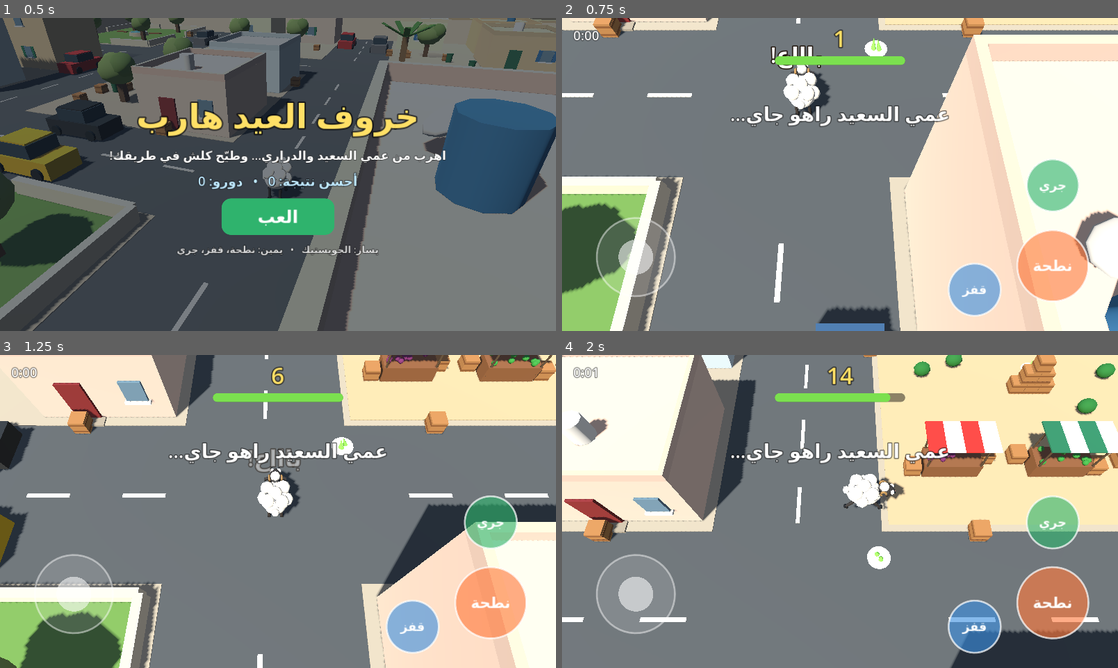
Above: before the commit, frames 1-4 (two rows, left to right).
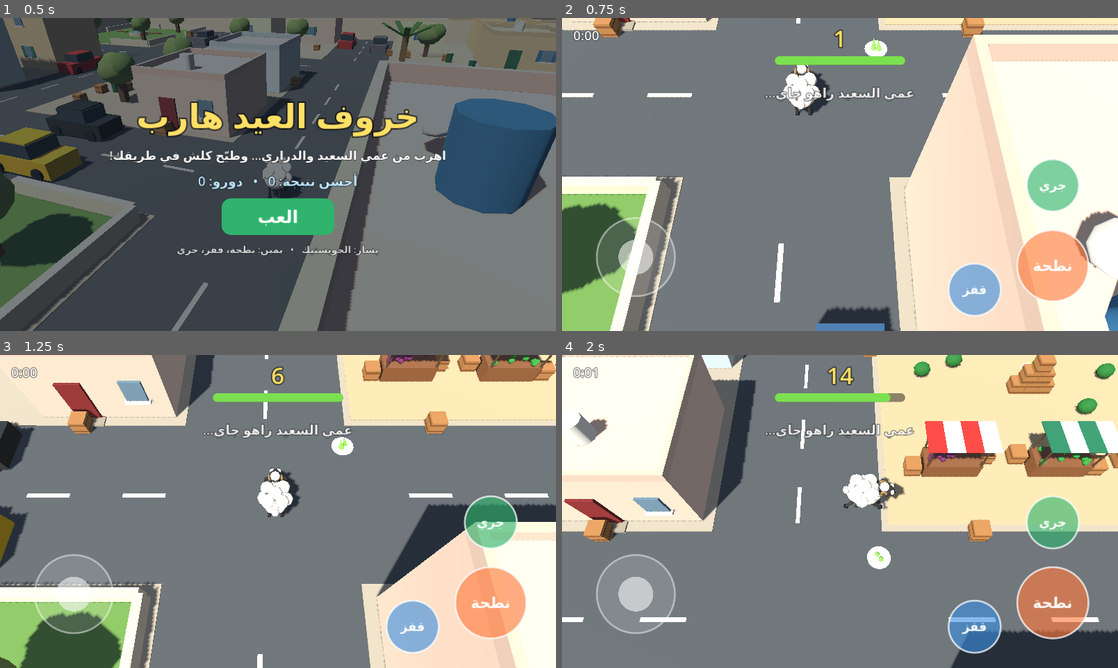
Above: after the commit, the same moments.

Repository: charuadejsi-del/fares
Game: Godot game, scene res://main.tscn
Two runs of this game, one before a commit and one after it. Both use one fixed random seed, a clock stepped at 60 frames per second and the inputs below.
Inputs (mouse positions are in pixels of both pictures, inside the frame that each line leads up to):
- Up to frame 1 (0.5 s): no input
- Up to frame 2 (0.75 s): click "العب" at 0.5 s
- Up to frame 3 (1.25 s): no input
- Up to frame 4 (2 s): tap Enter at 1.25 s; move the mouse to (962, 495) at 1.27 s; hold D from 1.28 s (still down); tap E at 1.35 s; click (962, 495) at 1.42 s; tap Space at 1.52 s

Frame 1 is identical in both runs. In frame 2, 1.6% of the frame differs, in the area x 30-70%, y 8-35%; in frame 3, 1.6%, in the area x 30-70%, y 22-38%; in frame 4, 1.4%.

Commit message:
خروف: تنقيص الكتابة (بلا فقاعات ولا أرقام طايرة ولا نجوم)، كلمة كبيرة في اللحظات المهمة
Co-Authored-By: Claude Opus 5.5 <noreply@anthropic.com>
Claude-Session: https://claude.ai/code/session_0116pLr4tHYv6MtMta9XKkqX

Diff:
--- a/jeu-kharouf/chaser.gd
+++ b/jeu-kharouf/chaser.gd
@@ -134,10 +134,12 @@
 	return state == S.KNOCKED or state == S.DOWN
 
 
+## الكلام ما يبانش كتابة (باش تكون واقعية). نخليو الجملة هنا باش تولي صوت من بعد.
+var last_line := ""
+
+
 func say(txt: String) -> void:
-	bubble.text = txt
-	bubble.visible = true
-	bubble_t = 1.5
+	last_line = txt
 
 
 func knock(dir: Vector3, power: float = 1.0) -> void:
@@ -168,7 +170,6 @@
 	pose_tw.set_parallel(true)
 	pose_tw.tween_property(rig, "rotation", Vector3(-PI / 2.0, randf_range(-0.6, 0.6), 0.0), 0.18)
 	pose_tw.tween_property(rig, "position", Vector3(0, 0.28, 0), 0.18)
-	stars.visible = true
 	if game:
 		game.sfx.play("hit", -8.0, 0.7)
 
--- a/jeu-kharouf/main.gd
+++ b/jeu-kharouf/main.gd
@@ -54,6 +54,9 @@
 var lbl_time: Label
 var lbl_combo: Label
 var lbl_banner: Label
+var lbl_big: Label
+var big_tw: Tween
+var score_tw: Tween
 var banner_tw: Tween
 var energy_bar: ProgressBar
 var menu: Control
@@ -258,12 +261,18 @@
 	lbl_time.horizontal_alignment = HORIZONTAL_ALIGNMENT_LEFT
 	lbl_time.position = Vector2(26, 18)
 	hud.add_child(lbl_time)
-	lbl_banner = _label("", 44, Color.WHITE)
+	lbl_banner = _label("", 30, Color(1, 1, 1, 0.9))
 	lbl_banner.set_anchors_preset(Control.PRESET_TOP_WIDE)
-	lbl_banner.offset_top = 190
-	lbl_banner.offset_bottom = 260
+	lbl_banner.offset_top = 150
+	lbl_banner.offset_bottom = 200
 	lbl_banner.modulate.a = 0.0
 	hud.add_child(lbl_banner)
+	lbl_big = _label("", 84, Color.WHITE)
+	lbl_big.set_anchors_preset(Control.PRESET_TOP_WIDE)
+	lbl_big.offset_top = 210
+	lbl_big.offset_bottom = 320
+	lbl_big.modulate.a = 0.0
+	root.add_child(lbl_big)
 
 	menu = _panel_bg()
 	root.add_child(menu)
@@ -349,6 +358,33 @@
 	banner_tw.tween_property(lbl_banner, "modulate:a", 0.0, 0.6)
 
 
+## كلمة وحدة كبيرة في وسط الشاشة، في اللحظات المهمة برك.
+func big_word(t: String, col: Color) -> void:
+	lbl_big.text = t
+	lbl_big.add_theme_color_override("font_color", col)
+	lbl_big.pivot_offset = lbl_big.size * 0.5
+	lbl_big.scale = Vector2.ONE * 1.5
+	lbl_big.modulate.a = 1.0
+	if big_tw:
+		big_tw.kill()
+	big_tw = create_tween()
+	big_tw.set_ignore_time_scale(true)
+	big_tw.tween_property(lbl_big, "scale", Vector2.ONE, 0.18).set_trans(Tween.TRANS_BACK).set_ease(Tween.EASE_OUT)
+	big_tw.tween_interval(0.55)
+	big_tw.tween_property(lbl_big, "modulate:a", 0.0, 0.3)
+
+
+## العداد الفوقاني ينفخ شوية كي تزيد النقاط (بلاصة الأرقام اللي تطير).
+func _pop_score() -> void:
+	lbl_score.pivot_offset = lbl_score.size * 0.5
+	if score_tw:
+		score_tw.kill()
+	lbl_score.scale = Vector2.ONE * 1.25
+	score_tw = create_tween()
+	score_tw.set_ignore_time_scale(true)
+	score_tw.tween_property(lbl_score, "scale", Vector2.ONE, 0.25).set_trans(Tween.TRANS_BACK).set_ease(Tween.EASE_OUT)
+
+
 func float_text(pos: Vector3, txt: String, col: Color) -> void:
 	var l := B.label3d(txt, font, 72, col)
 	add_child(l)
@@ -391,6 +427,7 @@
 	hud.visible = false
 	pad.visible = false
 	escape_box.visible = false
+	lbl_big.modulate.a = 0.0
 	grab_by = null
 	menu_best.text = "أحسن نتيجة: %d   •   دورو: %d" % [best, coins]
 
@@ -419,7 +456,6 @@
 	pad.visible = true
 	state = State.PLAYING
 	sfx.play("baa")
-	float_text(sheep.global_position + Vector3.UP * 2.2, "باااع!", Color.WHITE)
 	if auto_spawn:
 		show_banner("عمي السعيد راهو جاي…")
 
@@ -523,7 +559,7 @@
 	sheep.energy = minf(sheep.energy + 35.0, 100.0)
 	score += 20.0
 	sfx.play("blip")
-	float_text(p + Vector3.UP * 1.4, "+طاقة", Color("7be04f"))
+	_pop_score()
 	get_tree().create_timer(6.0).timeout.connect(_respawn_grass)
 
 
@@ -546,13 +582,9 @@
 	var base := 100 if c.kind == "said" else 60
 	var pts := base * mult
 	score += pts
-	var txt := "+%d" % pts
-	if mult > 1:
-		txt += "  x%d" % mult
-	var cp: Vector3 = c.global_position
-	float_text(cp + Vector3.UP * 2.4, txt, Color("ffe066"))
+	_pop_score()
 	if chain:
-		float_text(cp + Vector3.UP * 3.3, "دومينو!", Color("ff9f43"))
+		big_word("دومينو!", Color("ff9f43"))
 	sfx.play("hit", 0.0, randf_range(0.9, 1.15))
 	_vibrate(45)
 
@@ -565,8 +597,7 @@
 	combo_t = 2.5
 	var pts := 15 * mini(combo, 5)
 	score += pts
-	var pp: Vector3 = p.global_position
-	float_text(pp + Vector3.UP * 1.2, "+%d" % pts, Color.WHITE)
+	_pop_score()
 	sfx.play("hit", -6.0, 1.4)
 
 
@@ -613,7 +644,6 @@
 	_vibrate(120)
 	var a := _angle_of(c)
 	c.pile_on(_slot(a, c.body_height(), 0.9), sheep.global_position, 0.9)
-	float_text(sheep.global_position + Vector3.UP * 2.6, "شدّوه!", Color("ff6b6b"))
 	escape_lbl.text = "انقر بزربة!  0/%d" % GRAB_TAPS
 	escape_bar.value = 100.0
 	escape_box.visible = true
@@ -644,8 +674,8 @@
 		g.release_knock(away.normalized() if away.length() > 0.01 else Vector3(1, 0, 0))
 		on_knock_chaser(g, false)
 	score += 150.0
-	float_text(sheep.global_position + Vector3.UP * 2.8, "تفلّت!  +150", Color("7be04f"))
-	show_banner("تفلّت! المرة الجاية ما كانش")
+	big_word("تفلّت!", Color("7be04f"))
+	_pop_score()
 	sfx.play("baa", 0.0, 1.3)
 	pad.visible = true
 	Engine.time_scale = 0.3
@@ -687,7 +717,7 @@
 		var layer := n / slots.size()
 		c.pile_on(_slot(a, c.body_height(), 1.2, layer * 0.35), sheep.global_position, 1.2)
 		n += 1
-	float_text(sheep.global_position + Vector3.UP * 2.6, "حكموووه!", Color("ff6b6b"))
+	big_word("حكموه!", Color("ff6b6b"))
 	get_tree().create_timer(2.6, true, false, true).timeout.connect(_show_result)
 
 
